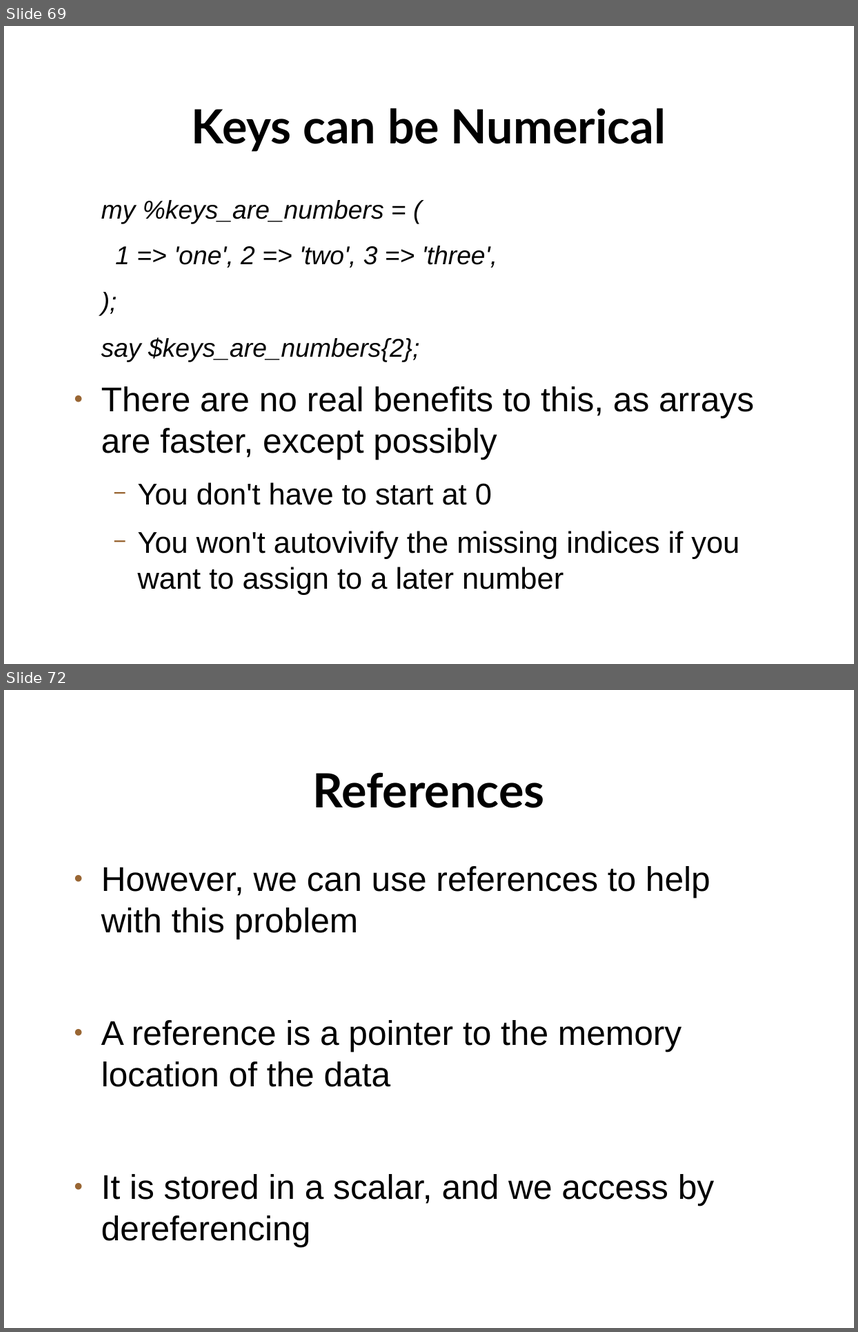
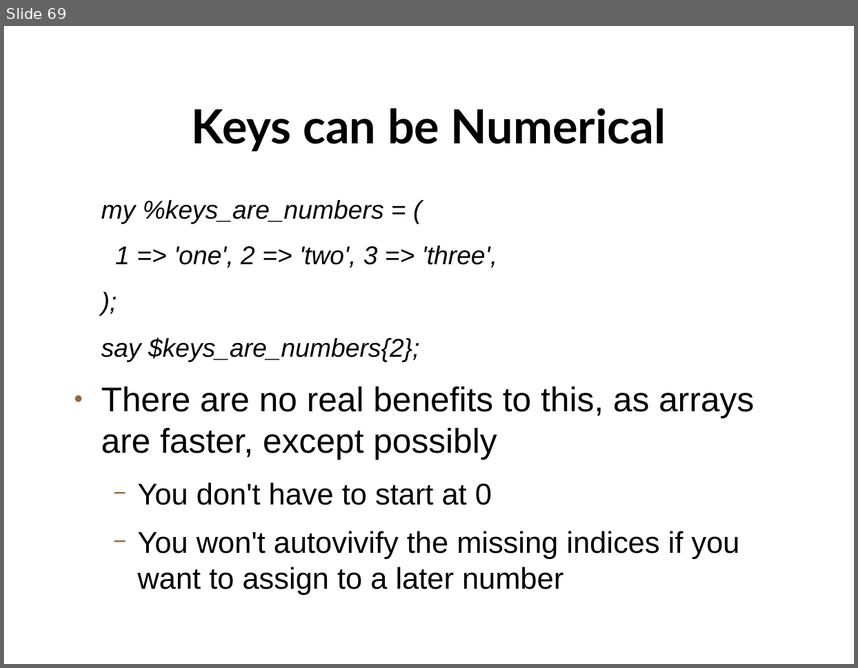
Before and after one commit to setitesuk/basic_perl_course, a slide deck: 04-variables_and_data_structures/variables_data_structures.odp. Shown one above the other, each under a label of ours: slides 69 and 72 before the commit, slide 69 after it; the slides between them are not shown. The pictures are 858x1332 and 858x668 pixels, drawn with LibreOffice and Linux fonts; fonts in the diff are those of the drawing; background and template pictures are left out. Boxes give left, top, right and bottom in pixels: in the first picture for what was removed or moved away, otherwise in the second. Text is boxed around its words. In the diff, an @@ line names an element or a change of style, - is before the commit and + after.

Commit message:
separate out variable from references and data structures

```diff
--- a/04-variables_and_data_structures/variables_data_structures.odp
+++ b/04-variables_and_data_structures/variables_data_structures.odp
@@ slide 72 removed at bbox=[4, 690, 854, 1328], background picture (left out) @@
@@ title removed at bbox=[313, 772, 545, 808] @@
-References
@@ text removed at bbox=[101, 866, 714, 1246] @@
-● However, we can use references to help with this problem
-● A reference is a pointer to the memory location of the data
-● It is stored in a scalar, and we access by dereferencing
```
Also in this commit, not shown: 2 slides changed, 26 other slides removed, 5 other files.
